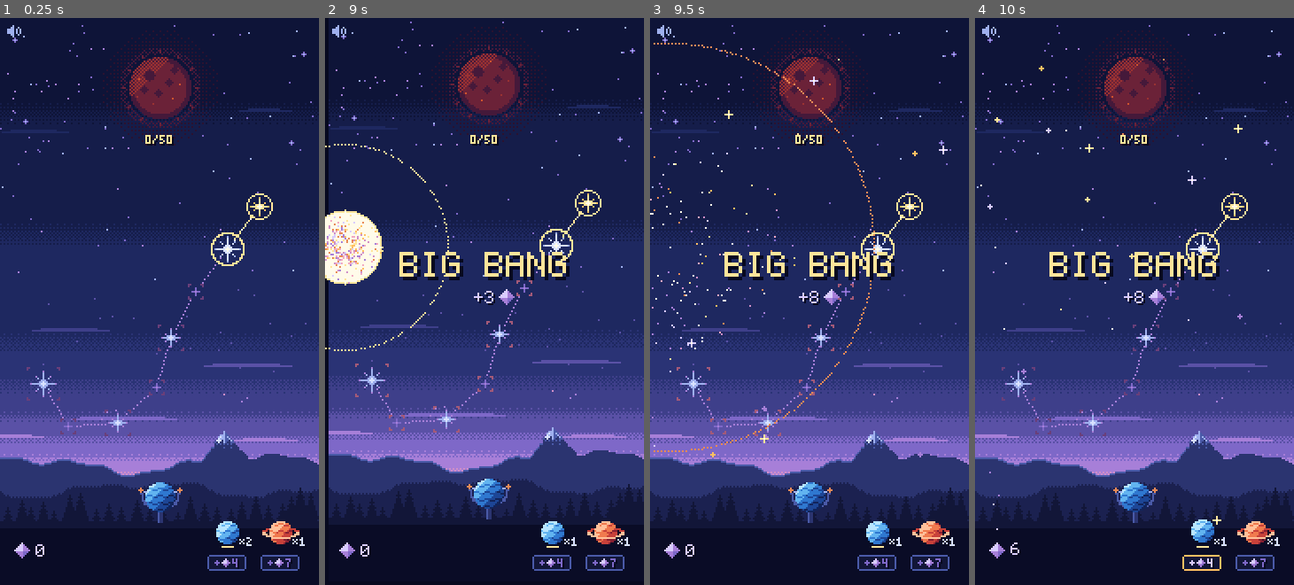
Above: before the commit, frames 1-4 (left to right).
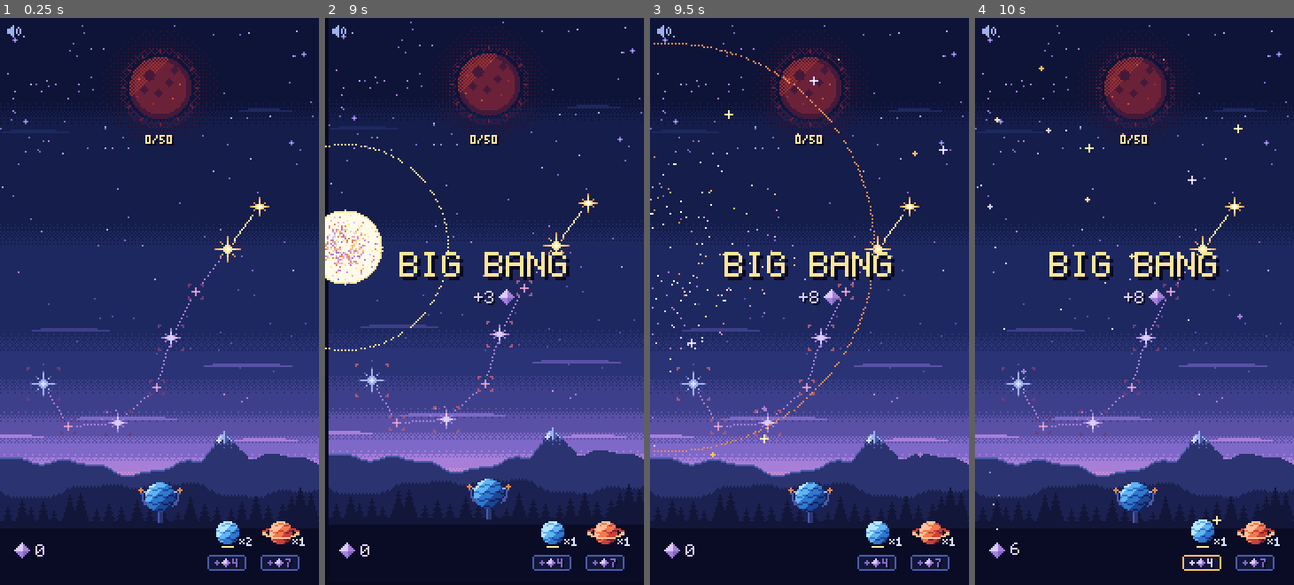
Above: after the commit, the same moments.

Repository: mrafael1/DustInSpace
Game: Godot game, scene res://game/scenes/main.tscn
Same seed, same stepped clock (60 frames per second), same inputs: the game is played once before the commit and once after it.
Inputs (mouse positions are in pixels of both pictures, inside the frame that each line leads up to):
- Up to frame 1 (0.25 s): no input
- Up to frame 2 (9 s): tap Enter at 0.5 s; move the mouse to (554, 273) at 0.52 s; hold Shift 0.53-1.25 s; click (554, 273) at 0.67 s; drag from (420, 329) to (468, 414) at 1.27 s; move the mouse to (516, 176) at 2.02 s; tap Ctrl at 2.1 s; click (516, 176) at 2.17 s; drag from (468, 414) to (388, 216) at 2.77 s; move the mouse to (580, 386) at 3.52 s; tap B at 3.6 s; click (580, 386) at 3.67 s; drag from (388, 216) to (436, 159) at 4.27 s; move the mouse to (500, 301) at 5.02 s; tap Alt at 5.1 s; click (500, 301) at 5.17 s; drag from (436, 159) to (420, 329) at 5.77 s; move the mouse to (554, 273) at 6.52 s; tap L at 6.6 s; click (554, 273) at 6.67 s; drag from (420, 329) to (468, 414) at 7.27 s; move the mouse to (516, 176) at 8.02 s; hold Shift 8.03-8.75 s; click (516, 176) at 8.17 s; drag from (468, 414) to (388, 216) at 8.77 s
- Up to frame 3 (9.5 s): no input
- Up to frame 4 (10 s): move the mouse to (1230, 386) at 9.52 s; tap Ctrl at 9.6 s; click (1230, 386) at 9.67 s

The runs differ from the first frame. In frame 1, 0.4% of the frame differs, in the area x 9-86%, y 30-73%; in frame 2, 0.4%; in frame 3, 0.4%; in frame 4, 0.4%.

Commit message:
fix: lit landmarks are all gold, unlit ones tinted by size, no ring
Unlit medium and big landmarks looked alike, and the ring around lit ones
felt odd. Landmarks now draw the gold or unlit frame; the cool recolouring
table and the ring are gone.

Co-Authored-By: Claude Opus 5.5 <noreply@anthropic.com>
Claude-Session: https://claude.ai/code/session_01ASnDPR9SCSabzXswq9efCT

Diff:
--- a/game/scenes/constellation_view.gd
+++ b/game/scenes/constellation_view.gd
@@ -1,13 +1,13 @@
 class_name ConstellationView
 extends Node2D
 ## Draws the Scorpio map (#40) under the stars. Each landmark is drawn with the star art of its
-## size, so a small, medium or big landmark reads like the sky star it can stand in for. Unlit
-## (usable in a combo), the art is mapped onto cool colours, and four small corner brackets in the
-## dim halo tones (C4/C5, swapping every CUE_STEP) say "you can pick this". Lit, it shows the art's
-## own colours (whatever colour its size has) inside a solid C1 ring: the ring, not the star's
-## colour, is what says lit. Strings between two lit landmarks glow C1 with a C0 glint running
-## along them; strings still to form are dotted N8. While a link is traced, the landmarks in it
-## show lit and the strings it would form are dashed C2. Owns no rules:
+## size, so a small, medium or big landmark has the shape of the sky star it can stand in for.
+## Unlit (usable in a combo), it uses the art's "unlit" frame, a cool tint per size (small pink,
+## medium lavender, big blue), and four small corner brackets in the dim halo tones (C4/C5, swapping
+## every CUE_STEP) say "you can pick this". Lit, it uses the "gold" frame: the same gold on every
+## size, so gold only ever means lit. Strings between two lit landmarks glow C1 with a C0 glint
+## running along them; strings still to form are dotted N8. While a link is traced, the landmarks
+## in it show gold and the strings it would form are dashed C2. Owns no rules:
 ## RunState says what's lit. Draws nothing without the map.
 ## Completion plays the constellation like an instrument once every payout has landed (the Sky
 ## waits): string by string from the bottom of the sky to the top, each flashing C0 and vibrating
@@ -42,15 +42,6 @@
 const VIBRATE_TIME: float = 0.5
 const VIBRATE_AMPLITUDE: float = 2.0
 const VIBRATE_CYCLES: float = 3.0
-## Unlit landmarks: the star art's colours mapped onto cool ones, step for step. The warm ramp
-## (C0-C3) and the big star's blue-white one (M6-M4) both land here, so every size keeps its shading.
-const COOL: Dictionary = {
-	"fffbea": Palette.M6, "ffe59a": Palette.M5, "ffc062": Palette.N8, "e88a57": Palette.N7,
-	"d9e2ff": Palette.M5, "9fb0ee": Palette.N8, "4a5aa8": Palette.N7,
-}
-## A lit landmark's ring: solid C1, this far out from the star art's edge. (A sky star's selection
-## ring is dashed and further out, so they don't read alike.)
-const LIT_RING_GAP: int = 2
 
 var _run: RunState
 var _time: float = 0.0
@@ -63,13 +54,13 @@
 ## The scorpion drawing is fully shown (after a completion, until the next run).
 var _revealed: bool = false
 var _drawing: Array[Vector2i] = []
-## Idle-frame pixels per star size, from the star art.
+## Landmark pixels per star size, from the star art: [unlit, lit].
 var _art: Array = []
 
 
 func _ready() -> void:
 	for size: int in 3:
-		_art.append(star_pixels(size))
+		_art.append([landmark_pixels(size, false), landmark_pixels(size, true)])
 	_drawing = scorpion_drawing()
 
 
@@ -281,38 +272,24 @@
 	return line.slice(LANDMARK_CLEAR, line.size() - LANDMARK_CLEAR)
 
 
-## The idle frame of the star art for a size, as offsets from its centre.
-static func star_pixels(size: int) -> Dictionary[Vector2i, Color]:
+## A frame of the star art for a size, as offsets from its centre.
+static func star_pixels(size: int, frame: StringName = &"idle") -> Dictionary[Vector2i, Color]:
 	var image: Image = StarView.SHEETS[size].get_image()
 	var side: int = image.get_height()
 	var half: int = side >> 1
+	var left: int = StarView.FRAMES.find(frame) * side
 	var dots: Dictionary[Vector2i, Color] = {}
 	for y: int in side:
 		for x: int in side:
-			var c: Color = image.get_pixel(x, y)
+			var c: Color = image.get_pixel(left + x, y)
 			if c.a > 0.5:
 				dots[Vector2i(x - half, y - half)] = Color(c.r, c.g, c.b)
 	return dots
 
 
-## A landmark's pixels: the art's own colours when lit or in the link being traced, cool otherwise.
-static func landmark_dots(art: Dictionary, lit: bool) -> Dictionary[Vector2i, Color]:
-	var dots: Dictionary[Vector2i, Color] = {}
-	for d: Vector2i in art:
-		var c: Color = art[d]
-		dots[d] = c if lit else COOL.get(c.to_html(false), Palette.N7)
-	return dots
-
-
-## The lit ring around a landmark of `size`: a solid 1 px circle, as offsets from its centre.
-static func lit_ring_pixels(size: int) -> Array[Vector2i]:
-	var radius: int = StarView.half_extent(size as Star.Size) + LIT_RING_GAP
-	var dots: Array[Vector2i] = []
-	for dy: int in range(-radius - 1, radius + 2):
-		for dx: int in range(-radius - 1, radius + 2):
-			if roundi(sqrt(dx * dx + dy * dy)) == radius:
-				dots.append(Vector2i(dx, dy))
-	return dots
+## A landmark's pixels: gold when lit (or in the link being traced), its size's cool tint otherwise.
+static func landmark_pixels(size: int, lit: bool) -> Dictionary[Vector2i, Color]:
+	return star_pixels(size, &"gold" if lit else &"unlit")
 
 
 func _draw_string(segment: int) -> void:
@@ -365,12 +342,8 @@
 		for d: Vector2i in cue_pixels(Scorpio.SIZES[index]):
 			_dot(Scorpio.LANDMARKS[index] + d, colour)
 	var lit: bool = _run.scorpio.is_lit(index) or _selected.has(index)
-	var art: Dictionary = _art[Scorpio.SIZES[index]]
 	var flash: bool = index == _flash_landmark and _flash_left > 0.0
-	if lit:
-		for d: Vector2i in lit_ring_pixels(Scorpio.SIZES[index]):
-			_dot(Scorpio.LANDMARKS[index] + d, Palette.C0 if flash else Palette.C1)
-	var dots: Dictionary[Vector2i, Color] = landmark_dots(art, lit)
+	var dots: Dictionary = _art[Scorpio.SIZES[index]][1 if lit else 0]
 	for d: Vector2i in dots:
 		_dot(Scorpio.LANDMARKS[index] + d, Palette.C0 if flash else dots[d])
 
@@ -382,7 +355,7 @@
 	for k: int in played:
 		var segment: int = order[k]
 		for index: int in [segment, segment + 1]:
-			var dots: Dictionary[Vector2i, Color] = landmark_dots(_art[Scorpio.SIZES[index]], true)
+			var dots: Dictionary = _art[Scorpio.SIZES[index]][1]
 			for d: Vector2i in dots:
 				_dot(Scorpio.LANDMARKS[index] + d, Palette.C0 if dots[d] != Palette.C3 else Palette.C1)
 
--- a/tests/test_scorpio_view.gd
+++ b/tests/test_scorpio_view.gd
@@ -104,34 +104,26 @@
 	assert_gt(pixels.size(), ConstellationView.GLOW_SPACING, "room for glints")
 
 
-func test_landmarks_are_the_star_art_of_their_size_cool_until_lit() -> void:
+func test_landmarks_are_the_star_shape_of_their_size_cool_tinted_until_lit() -> void:
+	var tints: Array = []
 	for size: int in 3:
-		var art: Dictionary[Vector2i, Color] = ConstellationView.star_pixels(size)
-		var cool: Dictionary[Vector2i, Color] = ConstellationView.landmark_dots(art, false)
-		assert_eq(cool.keys(), art.keys(), "same shape as the sky star")
-		for c: Color in cool.values():
-			assert_true(c in [Palette.M6, Palette.M5, Palette.N8, Palette.N7], "cool while unlit")
+		var shape: Array = ConstellationView.star_pixels(size).keys()
+		var unlit: Dictionary[Vector2i, Color] = ConstellationView.landmark_pixels(size, false)
+		assert_eq(unlit.keys(), shape, "same shape as the sky star")
+		for c: Color in unlit.values():
+			assert_false(c in [Palette.C0, Palette.C1, Palette.C2, Palette.C3], "no gold while unlit")
+		tints.append(unlit[Vector2i.ZERO])
+	assert_eq(tints, [Palette.N10, Palette.D0, Palette.M6], "small pink, medium lavender, big blue: sizes tell apart")
 	assert_gt(ConstellationView.star_pixels(Star.Size.BIG).size(), ConstellationView.star_pixels(Star.Size.SMALL).size())
 
 
-func test_a_lit_landmark_keeps_its_arts_colours_inside_a_solid_c1_ring() -> void:
+func test_every_lit_landmark_is_the_same_gold() -> void:
 	for size: int in 3:
-		var art: Dictionary[Vector2i, Color] = ConstellationView.star_pixels(size)
-		assert_eq(ConstellationView.landmark_dots(art, true), art, "lit: the size's own colours")
-		var ring: Array[Vector2i] = ConstellationView.lit_ring_pixels(size)
-		var radius: int = StarView.half_extent(size as Star.Size) + ConstellationView.LIT_RING_GAP
-		assert_gt(ring.size(), 4 * radius, "a closed circle, not dashes")
-		for p: Vector2i in ring:
-			assert_eq(roundi(Vector2(p).length()), radius)
-			assert_false(art.has(p), "clear of the star")
-			assert_false(ConstellationView.cue_pixels(size).has(p), "not where the unlit cue sits")
-
-
-func test_blue_white_art_maps_to_cool_colours_while_unlit() -> void:
-	# The big star's size colours (M6-M4, #44) keep their steps when an unlit landmark cools them.
-	var art: Dictionary[Vector2i, Color] = {Vector2i(0, 0): Palette.C0, Vector2i(1, 0): Palette.M6, Vector2i(2, 0): Palette.M5, Vector2i(3, 0): Palette.M4}
-	var cool: Dictionary[Vector2i, Color] = ConstellationView.landmark_dots(art, false)
-	assert_eq(cool.values(), [Palette.M6, Palette.M5, Palette.N8, Palette.N7])
+		var lit: Dictionary[Vector2i, Color] = ConstellationView.landmark_pixels(size, true)
+		assert_eq(lit.keys(), ConstellationView.star_pixels(size).keys())
+		assert_eq(lit[Vector2i.ZERO], Palette.C0, "a white-gold core on every size")
+		for c: Color in lit.values():
+			assert_true(c in [Palette.C0, Palette.C1, Palette.C2, Palette.C3], "gold only: lit reads the same on every size")
 
 
 func test_a_full_sun_ignites_then_starts_again_and_its_stars_shine_their_dust() -> void:
